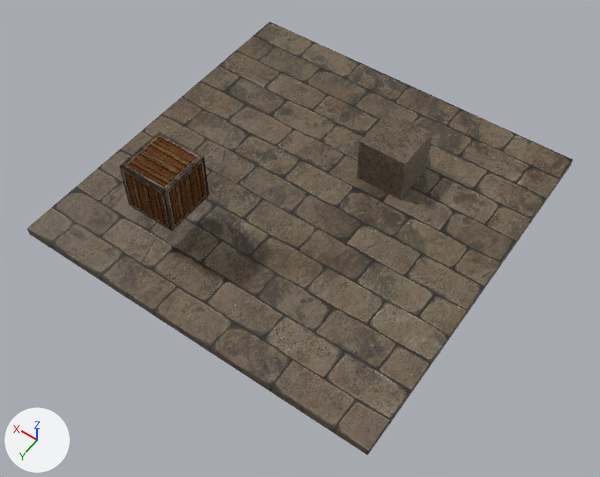
A saved change to the OBJ model res/simplescene.obj.
Camera for both pictures: a camera (50 mm lens) standing at (-12.1, 17.6, 24.6) and looking at (-1.0, 2.1, 0.2). Arrows for +X, +Y and +Z are at lower left; the lights stay in place. Where no turn or scale is listed for an object, it has been applied to the vertices.

Script lines for the objects in view, before the commit:
```python
me_cube_001 = bpy.data.meshes.new('Cube.001')
me_cube_001.from_pydata(...)  # a box spanning x -3.06..-1.06, y -3.74..-1.74, z 0.18..2.18
me_cube_001.materials.append(mat_stone)
me_cube_002 = bpy.data.meshes.new('Cube.002')
me_cube_002.from_pydata(...)  # a box spanning x -7.6..7.6, y -7.6..7.6, z -0.2..0.2
me_cube_002.materials.append(mat_stone)
me_cube_003 = bpy.data.meshes.new('Cube.003')
me_cube_003.from_pydata(...)  # a box spanning x 1.8..3.8, y 3.63..5.63, z 2.23..4.23
me_cube_003.materials.append(mat_crate)
ob_cube_001 = bpy.data.objects.new('Cube.001', me_cube_001)
ob_cube_001.location = (0.0, 0.0, 0.0)
ob_cube_002 = bpy.data.objects.new('Cube.002', me_cube_002)
ob_cube_002.location = (0.0, 0.0, 0.0)
ob_cube_003 = bpy.data.objects.new('Cube.003', me_cube_003)
ob_cube_003.location = (0.0, 0.0, 0.0)
```
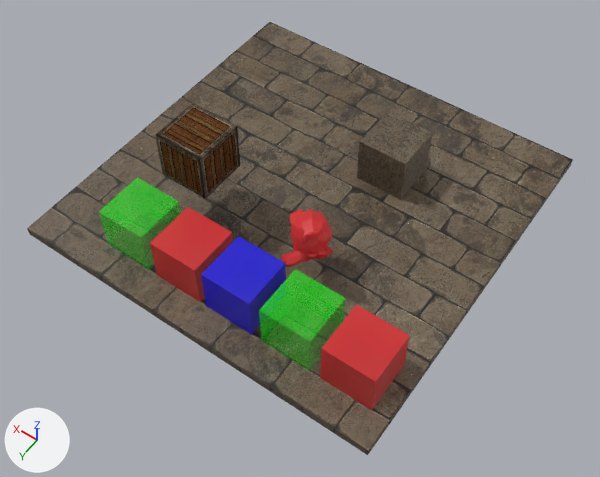
Pixel boxes (x1, y1, x2, y2) of what changed, in the pictures (600 x 477 px):
'Cube.003', reshaped
    before: (119, 132, 209, 231)
    after: (155, 103, 240, 199)
'Cube', added (red)
    after: (320, 305, 410, 410)
'Cube.004', added (green)
    after: (259, 269, 345, 371)
'Cube.005', added (blue)
    after: (201, 236, 286, 335)
'Cube.006', added (red)
    after: (150, 207, 233, 302)
'Cube.007', added (green)
    after: (99, 177, 181, 270)
'Suzanne', added (red)
    after: (281, 209, 333, 267)

Edits to the bpy script that builds the scene:
```text
Add mat_red_glass:
    mat_red_glass = principled_material('Red_glass')
    mat_red_glass.base_color = (0.8, 0.0228, 0.0295)  # red #e72a30
    mat_red_glass.alpha = 0.7
Add mat_green_glass:
    mat_green_glass = principled_material('Green_glass')
    mat_green_glass.base_color = (0.00162, 0.8, 0.0)  # green #05e700
    mat_green_glass.alpha = 0.477
Add mat_blue_glass:
    mat_blue_glass = principled_material('Blue_glass')
    mat_blue_glass.base_color = (0.0053, 0.0, 0.8)  # blue #1000e7
    mat_blue_glass.alpha = 0.727
Change me_cube_003:
    used by ob_cube_003; location = (0.0, 0.0, 0.0)
    remove me_cube_003.from_pydata(...)  # 8 vertices, 6 faces; spans x 1.8..3.8, y 3.63..5.63, z 2.23..4.23
    add me_cube_003.from_pydata(...)  # 8 vertices, 6 faces; spans x 1.8..3.8, y 1.84..3.84, z 2.23..4.23
    me_cube_003 part 1: the whole mesh is rebuilt
Add me_suzanne:
    me_suzanne.from_pydata(...)  # 505 vertices, 500 faces; spans x -3.09..-0.83, y 2.02..4.2, z 1.16..3.28
    me_suzanne.materials.append(mat_red_glass)  # red #e72a30
Add me_cube_007:
    me_cube_007.from_pydata(...)  # a box spanning x 2.57..4.57, y 4.39..6.39, z 0.08..2.08
    me_cube_007.materials.append(mat_green_glass)  # green #05e700
Add me_cube_006:
    me_cube_006.from_pydata(...)  # a box spanning x 0.18..2.18, y 4.39..6.39, z 0.08..2.08
    me_cube_006.materials.append(mat_red_glass)  # red #e72a30
Add me_cube_005:
    me_cube_005.from_pydata(...)  # a box spanning x -2.1..-0.1, y 4.39..6.39, z 0.08..2.08
    me_cube_005.materials.append(mat_blue_glass)  # blue #1000e7
Add me_cube_004:
    me_cube_004.from_pydata(...)  # a box spanning x -4.51..-2.51, y 4.39..6.39, z 0.08..2.08
    me_cube_004.materials.append(mat_green_glass)  # green #05e700
Add me_cube:
    me_cube.from_pydata(...)  # a box spanning x -6.94..-4.94, y 4.39..6.39, z 0.08..2.08
    me_cube.materials.append(mat_red_glass)  # red #e72a30
Add ob_suzanne:
    ob_suzanne = bpy.data.objects.new('Suzanne', me_suzanne)
    ob_suzanne.location = (0.0, 0.0, 0.0)
Add ob_cube_007:
    ob_cube_007 = bpy.data.objects.new('Cube.007', me_cube_007)
    ob_cube_007.location = (0.0, 0.0, 0.0)
Add ob_cube_006:
    ob_cube_006 = bpy.data.objects.new('Cube.006', me_cube_006)
    ob_cube_006.location = (0.0, 0.0, 0.0)
Add ob_cube_005:
    ob_cube_005 = bpy.data.objects.new('Cube.005', me_cube_005)
    ob_cube_005.location = (0.0, 0.0, 0.0)
Add ob_cube_004:
    ob_cube_004 = bpy.data.objects.new('Cube.004', me_cube_004)
    ob_cube_004.location = (0.0, 0.0, 0.0)
Add ob_cube:
    ob_cube = bpy.data.objects.new('Cube', me_cube)
    ob_cube.location = (0.0, 0.0, 0.0)
```
